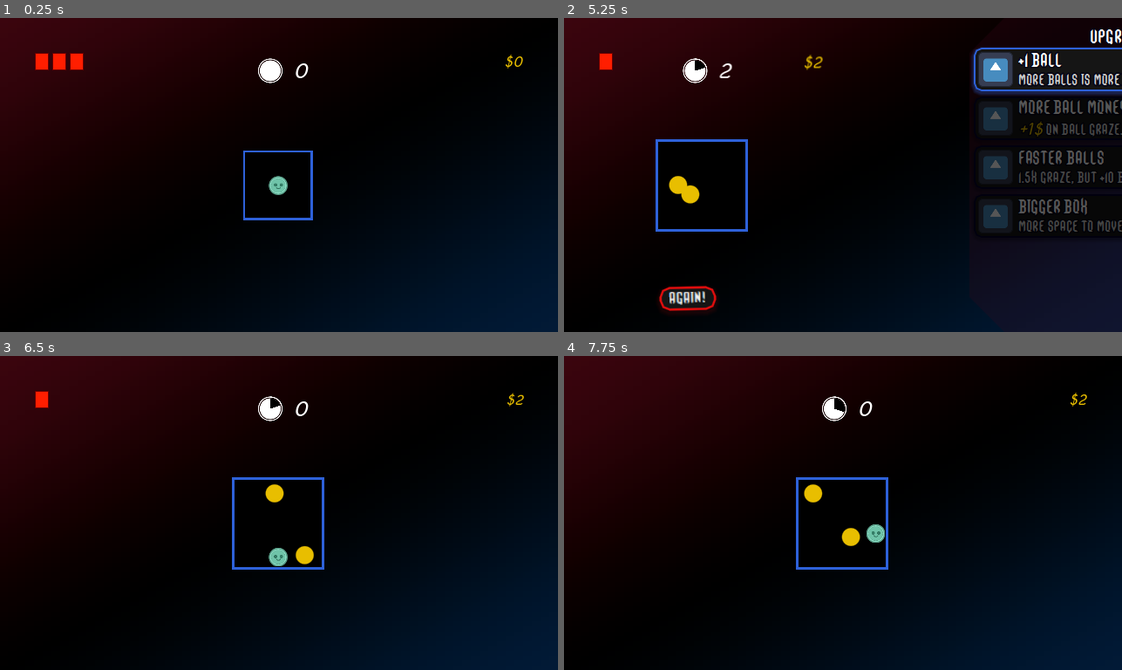
Above: before the commit, frames 1-4 (two rows, left to right).
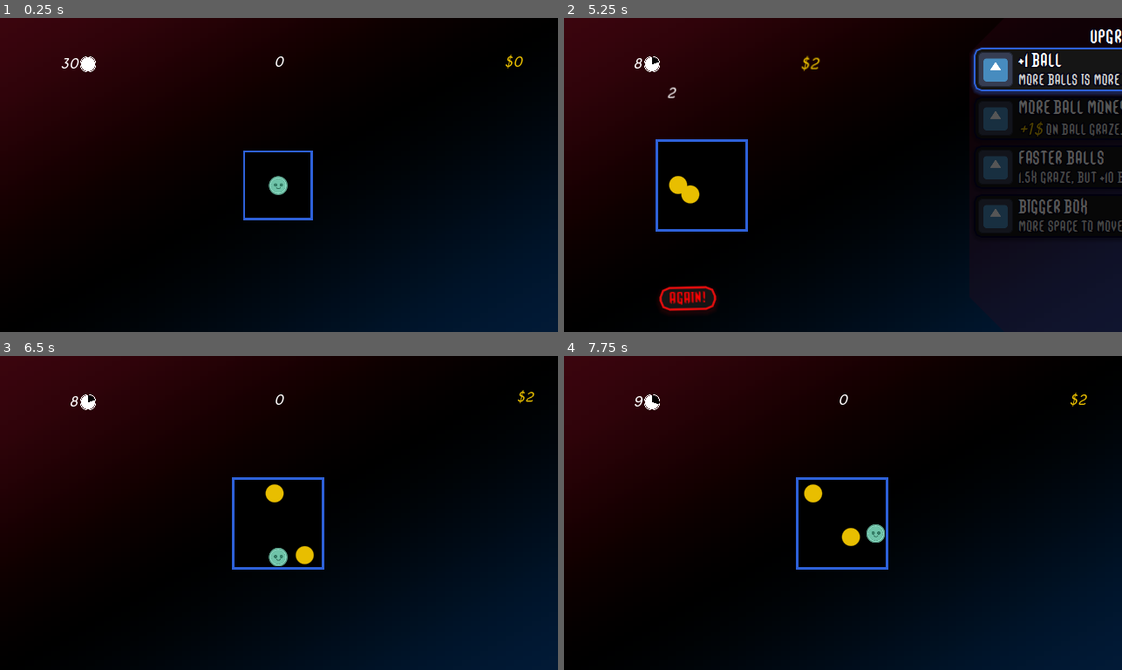
Above: after the commit, the same moments.

Repository: leofarias-cpu/brain-game-jam-incremental
Game: Godot game, scene res://systems/game/game.tscn
Same seed, same stepped clock (60 frames per second), same inputs: the game is played once before the commit and once after it. The engine's default icon, where the game draws it, is replaced by a stand-in: a white triangle on a blue panel in a dark square.
Inputs (mouse positions are in pixels of both pictures, inside the frame that each line leads up to):
- Up to frame 1 (0.25 s): no input
- Up to frame 2 (5.25 s): move the mouse to (865, 71) at 0.52 s; hold D (right) 0.53-1.28 s; tap I every 0.75 s from 0.6 to 4.35 s; move the mouse to (731, 190) at 1.27 s; hold S (down) 1.28-2.03 s; move the mouse to (898, 105) at 2.02 s; hold D (right) 2.03-2.78 s; move the mouse to (815, 237) at 2.77 s; hold W (up) 2.78-3.53 s; move the mouse to (1010, 222) at 3.52 s; hold A (left) 3.53-5 s; move the mouse to (675, 127) at 4.27 s; click "AGAIN!" at 5 s
- Up to frame 3 (6.5 s): move the mouse to (306, 513) at 5.77 s; hold S (down) from 5.78 s (still down); tap I at 5.85 s
- Up to frame 4 (7.75 s): move the mouse to (759, 434) at 6.52 s; release S (down) at 6.53 s; hold D (right) 6.53-7.28 s; tap I at 6.6, 7.35 s; move the mouse to (965, 497) at 7.27 s; hold W (up) from 7.28 s (still down)

The runs differ from the first frame. In frame 1, 0.8% of the frame differs, in the area x 6-56%, y 11-21%; in frame 2, 1.0%, in the area x 6-47%, y 11-92%; in frame 3, 0.7%; in frame 4, 0.4%.

Commit message:
feat: ok agora o time e a score tão ok

Diff:
--- a/systems/game/game.tscn
+++ b/systems/game/game.tscn
@@ -3,7 +3,6 @@
 [ext_resource type="Script" uid="uid://dlo2vuutvyt6t" path="res://systems/game/game.gd" id="1_tsptn"]
 [ext_resource type="Script" uid="uid://15xasm51ymrj" path="res://ui/scoreTracker.gd" id="2_q6kid"]
 [ext_resource type="Script" uid="uid://4jddw1rvvtvi" path="res://entities/ball/ball_stats.gd" id="3_fcqpf"]
-[ext_resource type="Script" uid="uid://cgdjtnjx4krgm" path="res://temp_heatl.gd" id="3_sc4om"]
 [ext_resource type="PackedScene" uid="uid://cuovppwi20kvk" path="res://entities/ball/ball.tscn" id="4_fcqpf"]
 [ext_resource type="PackedScene" uid="uid://budtopphq6vwo" path="res://entities/player/player.tscn" id="5_2ub4j"]
 [ext_resource type="Script" uid="uid://c5jcr48ke1ckg" path="res://systems/game/background.gd" id="6_2ub4j"]
@@ -85,6 +84,9 @@
 shadow_size = 4
 shadow_offset = Vector2(0, 2)
 
+[sub_resource type="StyleBoxLine" id="StyleBoxLine_ivg0e"]
+color = Color(1, 1, 1, 1)
+
 [sub_resource type="StyleBoxFlat" id="StyleBoxFlat_n2pfc"]
 bg_color = Color(0.24557537, 0.025709817, 0.10281246, 0.23921569)
 corner_radius_top_left = 40
@@ -96,17 +98,10 @@
 Button/styles/hover = SubResource("StyleBoxFlat_wehse")
 Button/styles/normal = SubResource("StyleBoxFlat_fyufp")
 Button/styles/pressed = SubResource("StyleBoxFlat_acwcx")
+HSeparator/styles/separator = SubResource("StyleBoxLine_ivg0e")
 Panel/styles/panel = SubResource("StyleBoxFlat_n2pfc")
 RichTextLabel/fonts/italics_font = ExtResource("11_danal")
 RichTextLabel/fonts/normal_font = ExtResource("10_s2ak1")
-
-[sub_resource type="StyleBoxFlat" id="StyleBoxFlat_tga20"]
-bg_color = Color(1, 0.116666675, 0, 1)
-border_width_left = 1
-border_width_top = 1
-border_width_right = 1
-border_width_bottom = 1
-border_color = Color(0.41, 0, 0, 1)
 
 [node name="Game" type="Node2D" unique_id=1060518661 node_paths=PackedStringArray("player", "play_space", "going_crazy_timer", "round_end_position", "round_start_position", "ui_layer", "background", "shop")]
 script = ExtResource("1_tsptn")
@@ -150,15 +145,15 @@
 texture = SubResource("GradientTexture2D_tga20")
 script = ExtResource("6_2ub4j")
 
-[node name="UI Layer" type="CanvasLayer" parent="." unique_id=1395375313 node_paths=PackedStringArray("score_and_time_container", "money", "round_end_position", "shop", "timer", "round_start_button")]
+[node name="UI Layer" type="CanvasLayer" parent="." unique_id=1395375313 node_paths=PackedStringArray("money", "round_end_position", "shop", "timer", "round_start_button", "score")]
 process_mode = 3
 script = ExtResource("7_7o6gp")
-score_and_time_container = NodePath("MarginContainer/VBoxContainer")
 money = NodePath("MarginContainer/Money")
 round_end_position = NodePath("../RoundEndPosition")
 shop = NodePath("Shop")
-timer = NodePath("MarginContainer/VBoxContainer/HBoxContainer/Timer")
+timer = NodePath("MarginContainer/HBoxContainer/Timer")
 round_start_button = NodePath("Round Start")
+score = NodePath("MarginContainer/Score")
 
 [node name="Round Start" type="Button" parent="UI Layer" unique_id=1109474704 node_paths=PackedStringArray("game")]
 visible = false
@@ -181,7 +176,6 @@
 anchor_bottom = 1.0
 grow_horizontal = 2
 grow_vertical = 2
-offset_transform_enabled = true
 mouse_filter = 2
 theme = SubResource("Theme_3gm7n")
 theme_override_constants/margin_left = 40
@@ -189,94 +183,66 @@
 theme_override_constants/margin_right = 40
 theme_override_constants/margin_bottom = 40
 
-[node name="Money" type="RichTextLabel" parent="UI Layer/MarginContainer" unique_id=887263959]
-modulate = Color(0.9098039, 0.74509805, 0, 1)
-custom_minimum_size = Vector2(100, 50)
-clip_contents = false
-layout_mode = 2
-size_flags_horizontal = 8
-size_flags_vertical = 0
-offset_transform_enabled = true
-offset_transform_pivot = Vector2(50, -25)
-theme = ExtResource("8_stwo3")
-text = "$0"
-scroll_active = false
-horizontal_alignment = 2
-
-[node name="VBoxContainer" type="VBoxContainer" parent="UI Layer/MarginContainer" unique_id=2081813754]
-layout_mode = 2
-size_flags_horizontal = 4
-size_flags_vertical = 0
-offset_transform_enabled = true
+[node name="HBoxContainer" type="HBoxContainer" parent="UI Layer/MarginContainer" unique_id=2052230800]
+custom_maximum_size = Vector2(-1, 40)
+layout_mode = 2
+size_flags_horizontal = 0
+size_flags_vertical = 0
 theme_override_constants/separation = 0
 
-[node name="HBoxContainer" type="HBoxContainer" parent="UI Layer/MarginContainer/VBoxContainer" unique_id=2052230800]
-custom_maximum_size = Vector2(-1, 40)
-layout_mode = 2
-size_flags_horizontal = 4
-size_flags_vertical = 4
-theme_override_constants/separation = 0
-
-[node name="Timer" parent="UI Layer/MarginContainer/VBoxContainer/HBoxContainer" unique_id=649885082 node_paths=PackedStringArray("progress_bar") instance=ExtResource("7_xtdty")]
-visible = false
+[node name="Timer" parent="UI Layer/MarginContainer/HBoxContainer" unique_id=649885082 node_paths=PackedStringArray("progress_bar") instance=ExtResource("7_xtdty")]
 custom_minimum_size = Vector2(50, 25)
 clip_contents = false
 layout_mode = 2
-size_flags_horizontal = 8
-size_flags_vertical = 4
+size_flags_horizontal = 0
+size_flags_vertical = 0
 offset_transform_enabled = true
 theme = ExtResource("8_stwo3")
-theme_override_font_sizes/normal_font_size = 24
 text = "30"
 fit_content = true
 scroll_active = false
 autowrap_mode = 0
 horizontal_alignment = 2
+vertical_alignment = 1
 progress_bar = NodePath("../ProgressBar")
 
-[node name="ProgressBar" parent="UI Layer/MarginContainer/VBoxContainer/HBoxContainer" unique_id=671674136 instance=ExtResource("14_8ssvi")]
+[node name="ProgressBar" parent="UI Layer/MarginContainer/HBoxContainer" unique_id=671674136 instance=ExtResource("14_8ssvi")]
 custom_maximum_size = Vector2(50, 50)
 layout_mode = 2
 size_flags_horizontal = 0
 size_flags_vertical = 0
 offset_transform_enabled = true
-offset_transform_position = Vector2(-10, -10)
-offset_transform_scale = Vector2(0.3, 0.3)
-
-[node name="Score" type="RichTextLabel" parent="UI Layer/MarginContainer/VBoxContainer/HBoxContainer" unique_id=1542508186]
+offset_transform_position = Vector2(-20, -14)
+offset_transform_scale = Vector2(0.2, 0.2)
+
+[node name="Money" type="RichTextLabel" parent="UI Layer/MarginContainer" unique_id=887263959]
+modulate = Color(0.9098039, 0.74509805, 0, 1)
 clip_contents = false
 layout_mode = 2
-size_flags_horizontal = 0
-size_flags_vertical = 6
+size_flags_horizontal = 8
+size_flags_vertical = 0
+offset_transform_enabled = true
+offset_transform_pivot = Vector2(50, -25)
 theme = ExtResource("8_stwo3")
-theme_override_font_sizes/normal_font_size = 24
+text = "$0"
+fit_content = true
+scroll_active = false
+autowrap_mode = 0
+horizontal_alignment = 2
+
+[node name="Score" type="RichTextLabel" parent="UI Layer/MarginContainer" unique_id=1542508186]
+clip_contents = false
+layout_mode = 2
+size_flags_horizontal = 4
+size_flags_vertical = 2
+offset_transform_enabled = true
+theme = ExtResource("8_stwo3")
 text = "0"
 fit_content = true
 scroll_active = false
 autowrap_mode = 0
+vertical_alignment = 1
 script = ExtResource("2_q6kid")
-
-[node name="HealthBar" type="HBoxContainer" parent="UI Layer/MarginContainer" unique_id=1082521777]
-custom_minimum_size = Vector2(100, 20)
-layout_mode = 2
-size_flags_horizontal = 0
-size_flags_vertical = 0
-script = ExtResource("3_sc4om")
-
-[node name="Panel" type="Panel" parent="UI Layer/MarginContainer/HealthBar" unique_id=297643194]
-custom_minimum_size = Vector2(16, 16)
-layout_mode = 2
-theme_override_styles/panel = SubResource("StyleBoxFlat_tga20")
-
-[node name="Panel2" type="Panel" parent="UI Layer/MarginContainer/HealthBar" unique_id=1627050612]
-custom_minimum_size = Vector2(16, 16)
-layout_mode = 2
-theme_override_styles/panel = SubResource("StyleBoxFlat_tga20")
-
-[node name="Panel3" type="Panel" parent="UI Layer/MarginContainer/HealthBar" unique_id=402445401]
-custom_minimum_size = Vector2(16, 16)
-layout_mode = 2
-theme_override_styles/panel = SubResource("StyleBoxFlat_tga20")
 
 [node name="Shop" parent="UI Layer" unique_id=429705958 node_paths=PackedStringArray("game") instance=ExtResource("10_fws3a")]
 visible = false
@@ -290,14 +256,13 @@
 game = NodePath("../..")
 
 [connection signal="money_set" from="." to="UI Layer" method="_on_game_money_set"]
-[connection signal="score_set" from="." to="UI Layer/MarginContainer/VBoxContainer/HBoxContainer/Score" method="_on_game_score_set"]
+[connection signal="score_set" from="." to="UI Layer/MarginContainer/Score" method="_on_game_score_set"]
 [connection signal="timeout" from="Going Crazy Timer" to="PlaySpace" method="_on_going_crazy_timer_timeout"]
 [connection signal="timeout" from="Going Crazy Timer" to="Camera2D/Background" method="_on_game_go_crazy"]
-[connection signal="timeout" from="Going Crazy Timer" to="UI Layer/MarginContainer/VBoxContainer/HBoxContainer/ProgressBar" method="_on_going_crazy_timer_timeout"]
+[connection signal="timeout" from="Going Crazy Timer" to="UI Layer/MarginContainer/HBoxContainer/ProgressBar" method="_on_going_crazy_timer_timeout"]
 [connection signal="died" from="Player" to="." method="_on_player_died"]
 [connection signal="graze" from="Player" to="." method="_on_player_graze"]
 [connection signal="hit" from="Player" to="." method="_on_player_hit"]
-[connection signal="hit" from="Player" to="UI Layer/MarginContainer/HealthBar" method="_on_player_hit"]
 [connection signal="mouse_entered" from="UI Layer/Round Start" to="UI Layer/Round Start" method="_on_mouse_entered"]
 [connection signal="mouse_exited" from="UI Layer/Round Start" to="UI Layer/Round Start" method="_on_mouse_exited"]
 [connection signal="pressed" from="UI Layer/Round Start" to="UI Layer/Round Start" method="_on_pressed"]
--- a/ui/round_start_button/round_start_button.tres
+++ b/ui/round_start_button/round_start_button.tres
@@ -42,6 +42,7 @@
 
 [resource]
 Button/colors/font_color = Color(0.88, 0.052800003, 0.052800003, 1)
+Button/colors/font_hover_color = Color(1, 0, 0, 1)
 Button/fonts/font = ExtResource("1_g35w5")
 Button/styles/hover = SubResource("StyleBoxFlat_s6nha")
 Button/styles/normal = SubResource("StyleBoxFlat_s6nha")
--- a/ui/ui.gd
+++ b/ui/ui.gd
@@ -1,11 +1,11 @@
 class_name UI extends CanvasLayer
 
-@export var score_and_time_container: VBoxContainer
 @export var money: RichTextLabel
 @export var round_end_position: Marker2D
 @export var shop: Shop
 @export var timer: TimerLabel
 @export var round_start_button: Button
+@export var score: RichTextLabel
 
 func show_shop():
 	shop.visible = true
@@ -13,7 +13,7 @@
 
 	var tween = get_tree().create_tween().set_trans(Tween.TRANS_CUBIC).set_parallel()
 
-	tween.tween_property(score_and_time_container, 'offset_transform_position', Vector2(-round_end_position.position.x - 40, 0), 0.5)
+	tween.tween_property(score, 'offset_transform_position', Vector2(-round_end_position.position.x - 80, 40), 0.5)
 
 	tween.tween_property(money, 'offset_transform_position', Vector2(-round_end_position.position.x - 200, 0), 0.5)
 	var money_scale = tween.tween_property(money, 'offset_transform_scale', Vector2(1.5, 1.5), 1)
@@ -26,7 +26,7 @@
 func close_shop():
 
 	var tween = get_tree().create_tween().set_trans(Tween.TRANS_CUBIC).set_parallel()
-	tween.tween_property(score_and_time_container, 'offset_transform_position', Vector2(0, 0), 0.5)
+	tween.tween_property(score, 'offset_transform_position', Vector2(0, 0), 0.5)
 
 	tween.tween_property(money, 'offset_transform_position', Vector2(0, 0), 0.5)
 	var money_scale = tween.tween_property(money, 'offset_transform_scale', Vector2(0.66, 0.66), 1)
